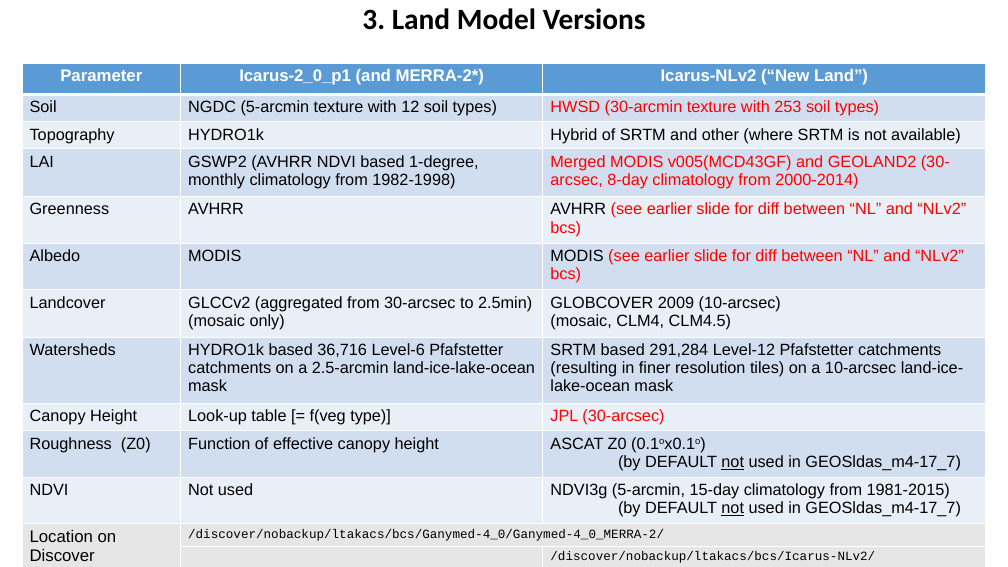
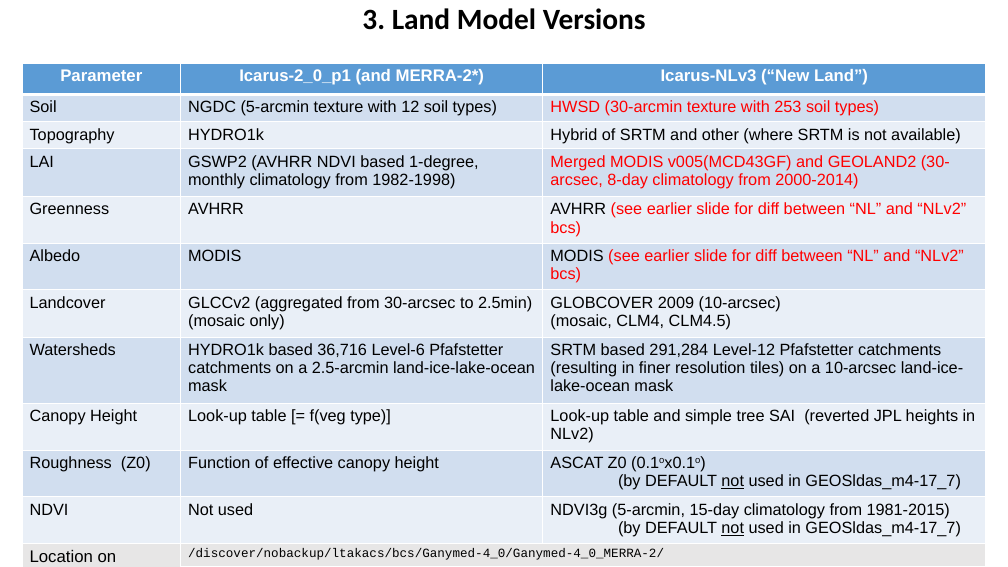
Before and after one commit to GEOS-ESM/GEOSldas, a slide deck: slide 35 of src/Applications/LDAS_App/doc/GEOSldas-tutorial.pptx. Drawn at 1008x567 pixels with LibreOffice and Linux fonts; fonts in the diff are those of the drawing. Boxes give left, top, right and bottom in pixels: in the first picture for what was removed or moved away, otherwise in the second. Text is boxed around its words. In the diff, an @@ line names an element or a change of style, - is before the commit and + after.

```diff
--- a/src/Applications/LDAS_App/doc/GEOSldas-tutorial.pptx
+++ b/src/Applications/LDAS_App/doc/GEOSldas-tutorial.pptx
@@ table at (22, 63, 986, 567) @@
-row 1, column 3: Icarus-NLv2 (“New Land”)
+row 1, column 3: Icarus-NLv3 (“New Land”)
-row 9, column 3: JPL (30-arcsec)
+row 9, column 3: Look-up table and simple tree SAI (reverted JPL heights in NLv2)
```
Also in this commit, not shown: 6 other slides changed, 3 other files.
